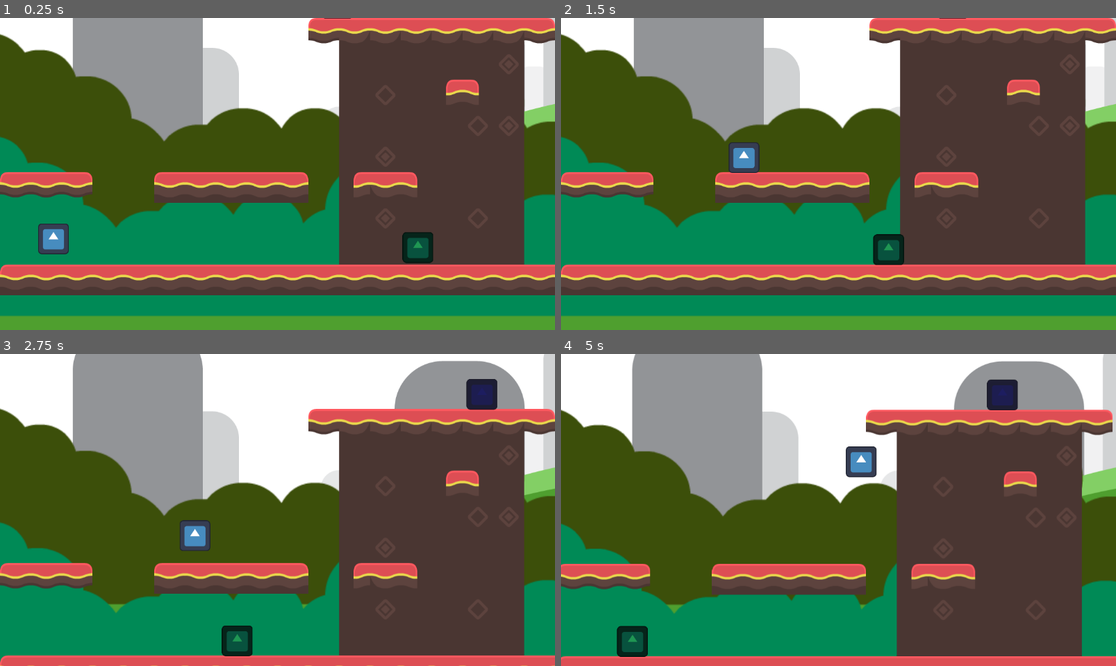
Above: before the commit, frames 1-4 (two rows, left to right).
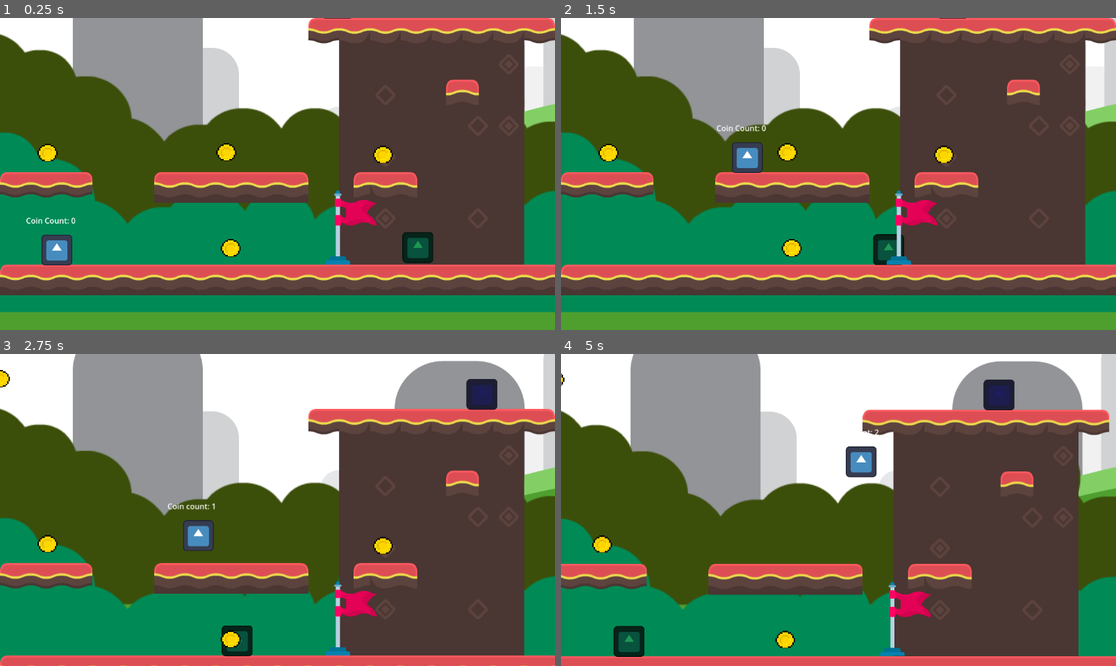
Above: after the commit, the same moments.

Repository: CarsonJM596/in-class-demos
Game: Godot game, scene res://world.tscn
The game is run twice, just before and just after one commit, with the same random seed, the same clock (stepped at 60 frames per second) and the same inputs. The engine's default icon, where the game draws it, is replaced by a stand-in: a white triangle on a blue panel in a dark square.
Inputs:
- Up to frame 1 (0.25 s): no input
- Up to frame 2 (1.5 s): tap Enter (ui_accept) at 0.5, 0.77 s; hold Right (ui_right) from 0.53 s (still down)
- Up to frame 3 (2.75 s): tap Enter (ui_accept) at 1.52 s; release Right (ui_right) at 2.03 s; hold Left (ui_left) from 2.03 s (still down)
- Up to frame 4 (5 s): release Left (ui_left) at 2.78 s; hold Right (ui_right) 2.78-4.28 s; tap Enter (ui_accept) at 3.02, 3.77, 4.52 s; hold Left (ui_left) from 4.28 s (still down)

The runs differ from the first frame. In frame 1, 4.7% of the frame differs, in the area x 0-100%, y 36-96%; in frame 2, 4.2%; in frame 3, 2.7%; in frame 4, 5.7%, in the area x 0-100%, y 0-98%.

Commit message:
lol

Diff:
--- /dev/null
+++ b/spring25/platforming_stuff/collectible.gd
@@ -0,0 +1,5 @@
+extends Area2D
+
+
+func _on_area_entered(area: Area2D) -> void:
+	queue_free()
--- /dev/null
+++ b/spring25/platforming_stuff/collectible.tscn
@@ -0,0 +1,20 @@
+[gd_scene load_steps=4 format=3 uid="uid://c4kuyfws0mkm0"]
+
+[ext_resource type="Script" path="res://collectible.gd" id="1_5xld2"]
+[ext_resource type="Texture2D" uid="uid://7y1kunfr4mxi" path="res://png-clipart-pixel-art-drawing-graphics-2d-coin-sprite-text-photography-thumbnail.png" id="1_k2iyd"]
+
+[sub_resource type="CircleShape2D" id="CircleShape2D_cq4x1"]
+radius = 20.025
+
+[node name="coin" type="Area2D" groups=["coin"]]
+script = ExtResource("1_5xld2")
+
+[node name="Sprite2D" type="Sprite2D" parent="."]
+scale = Vector2(0.15, 0.15)
+texture = ExtResource("1_k2iyd")
+
+[node name="CollisionShape2D" type="CollisionShape2D" parent="."]
+position = Vector2(0, 1)
+shape = SubResource("CircleShape2D_cq4x1")
+
+[connection signal="area_entered" from="." to="." method="_on_area_entered"]
--- /dev/null
+++ b/spring25/platforming_stuff/flag.gd
@@ -0,0 +1,6 @@
+extends Area2D
+
+
+
+func _on_area_entered(area: Area2D) -> void:
+	print("You win!")
--- /dev/null
+++ b/spring25/platforming_stuff/flag.tscn
@@ -0,0 +1,20 @@
+[gd_scene load_steps=4 format=3 uid="uid://bwbfrobuf4efs"]
+
+[ext_resource type="Script" path="res://flag.gd" id="1_7hwxo"]
+[ext_resource type="Texture2D" uid="uid://dx5b8u04q0fby" path="res://6984685.png" id="1_ioqyx"]
+
+[sub_resource type="RectangleShape2D" id="RectangleShape2D_2a3hb"]
+size = Vector2(118, 162)
+
+[node name="Flag" type="Area2D"]
+script = ExtResource("1_7hwxo")
+
+[node name="CollisionShape2D" type="CollisionShape2D" parent="." groups=["flag"]]
+position = Vector2(-2, 2)
+shape = SubResource("RectangleShape2D_2a3hb")
+
+[node name="Sprite2D" type="Sprite2D" parent="."]
+scale = Vector2(0.3, 0.3)
+texture = ExtResource("1_ioqyx")
+
+[connection signal="area_entered" from="." to="." method="_on_area_entered"]
--- a/spring25/platforming_stuff/player.gd
+++ b/spring25/platforming_stuff/player.gd
@@ -3,7 +3,9 @@
 
 const SPEED = 300.0
 const JUMP_VELOCITY = -610.0
+var coins = 0
 
+@onready var coinLabel = %Label
 
 func _physics_process(delta: float) -> void:
 	# Add the gravity.
@@ -30,3 +32,14 @@
 			velocity.x = move_toward(velocity.x, 0, SPEED*8*delta)
 
 	move_and_slide()
+
+
+func _on_area_2d_area_entered(area: Area2D) -> void:
+	if area.is_in_group("coin"):
+		set_coin(coins + 1)
+	if area.is_in_group("flag"):
+		print("You win!")
+
+func set_coin(new_coin_count: int) -> void:
+	coins = new_coin_count
+	coinLabel.text = "Coin count: " + str(coins)
--- a/spring25/platforming_stuff/player.tscn
+++ b/spring25/platforming_stuff/player.tscn
@@ -6,7 +6,11 @@
 [sub_resource type="RectangleShape2D" id="RectangleShape2D_rrp4l"]
 size = Vector2(60, 60)
 
+[sub_resource type="RectangleShape2D" id="RectangleShape2D_5lk5o"]
+size = Vector2(84, 89)
+
 [node name="Player" type="CharacterBody2D"]
+position = Vector2(4, -3)
 collision_layer = 4
 collision_mask = 11
 script = ExtResource("1_xnpi1")
@@ -18,3 +22,11 @@
 
 [node name="CollisionShape2D" type="CollisionShape2D" parent="."]
 shape = SubResource("RectangleShape2D_rrp4l")
+
+[node name="Area2D" type="Area2D" parent="."]
+
+[node name="CollisionShape2D" type="CollisionShape2D" parent="Area2D"]
+position = Vector2(-1, -0.5)
+shape = SubResource("RectangleShape2D_5lk5o")
+
+[connection signal="area_entered" from="Area2D" to="." method="_on_area_2d_area_entered"]
--- a/spring25/platforming_stuff/world.gd
+++ b/spring25/platforming_stuff/world.gd
@@ -20,7 +20,6 @@
 func _on_enemy_hit_player() -> void:
 	$Player.position = $PlayerStartPosition.position
 
-
 func _on_enemy_ouch() -> void:
 	# maybe not
 	#queue_free()
--- a/spring25/platforming_stuff/world.tscn
+++ b/spring25/platforming_stuff/world.tscn
@@ -7,6 +7,10 @@
 [ext_resource type="PackedScene" uid="uid://eyfm52fdtdj7" path="res://platform_terrain.tscn" id="4_ty7jh"]
 [ext_resource type="Texture2D" uid="uid://dq6tyd2hsjurj" path="res://clouds1.png" id="6_equ8k"]
 [ext_resource type="PackedScene" uid="uid://bs312oudgcdwn" path="res://enemy.tscn" id="7_6t8jo"]
+[ext_resource type="PackedScene" uid="uid://c4kuyfws0mkm0" path="res://collectible.tscn" id="8_a48kf"]
+[ext_resource type="PackedScene" uid="uid://bwbfrobuf4efs" path="res://flag.tscn" id="9_filut"]
+
+[sub_resource type="LabelSettings" id="LabelSettings_bre5l"]
 
 [sub_resource type="RectangleShape2D" id="RectangleShape2D_uhes4"]
 size = Vector2(3393, 31)
@@ -45,7 +49,7 @@
 
 [node name="Sprite2D" type="Sprite2D" parent="Parallax2D2"]
 modulate = Color(0, 0.565392, 0.344172, 1)
-position = Vector2(504, 472)
+position = Vector2(528, 464)
 scale = Vector2(2, 2)
 texture = ExtResource("6_equ8k")
 
@@ -57,7 +61,7 @@
 tile_map_data = PackedByteArray("AAA0AAkAAAACAAAAAAAzAAkAAAACAAAAAAAyAAkAAAACAAAAAAAxAAkAAAACAAAAAAAwAAkAAAACAAAAAAAvAA …(2928 unchanged characters)…
 
 [node name="Player" parent="." instance=ExtResource("1_lftgs")]
-position = Vector2(111, 494)
+position = Vector2(118, 527)
 
 [node name="Camera2D" type="Camera2D" parent="Player"]
 limit_left = 0
@@ -70,6 +74,15 @@
 drag_right_margin = 0.35
 drag_bottom_margin = 0.35
 editor_draw_drag_margin = true
+
+[node name="Label" type="Label" parent="Player/Camera2D"]
+unique_name_in_owner = true
+offset_left = -64.0
+offset_top = -73.0
+offset_right = 44.0
+offset_bottom = -50.0
+text = "Coin Count: 0 "
+label_settings = SubResource("LabelSettings_bre5l")
 
 [node name="KillPlane" type="Area2D" parent="."]
 collision_layer = 2
@@ -89,6 +102,26 @@
 position = Vector2(703, 9)
 detect_cliffs = true
 
+[node name="coin" parent="." instance=ExtResource("8_a48kf")]
+
+[node name="coin2" parent="." instance=ExtResource("8_a48kf")]
+position = Vector2(479, 541)
+
+[node name="coin3" parent="." instance=ExtResource("8_a48kf")]
+position = Vector2(99, 343)
+
+[node name="coin4" parent="." instance=ExtResource("8_a48kf")]
+position = Vector2(470, 342)
+
+[node name="coin5" parent="." instance=ExtResource("8_a48kf")]
+position = Vector2(795, 347)
+
+[node name="coin6" parent="." instance=ExtResource("8_a48kf")]
+position = Vector2(1395, 435)
+
+[node name="Flag" parent="." instance=ExtResource("9_filut")]
+position = Vector2(729, 499)
+
 [connection signal="body_entered" from="KillPlane" to="." method="_on_kill_plane_body_entered"]
 [connection signal="hit_player" from="Enemy" to="." method="_on_enemy_hit_player"]
 [connection signal="ouch" from="Enemy" to="." method="_on_enemy_ouch"]
Binary file added: spring25/platforming_stuff/6984685.png
Not shown, added: spring25/platforming_stuff/6984685.png.import
Not shown: 1 places in spring25/platforming_stuff/player.tscn that only renumber resources
Binary file added: spring25/platforming_stuff/png-clipart-pixel-art-drawing-graphics-2d-coin-sprite-text-photography-thumbnail.png
Not shown, added: spring25/platforming_stuff/png-clipart-pixel-art-drawing-graphics-2d-coin-sprite-text-photography-thumbnail.png.import
Not shown: 1 places in spring25/platforming_stuff/world.tscn that only renumber resources
